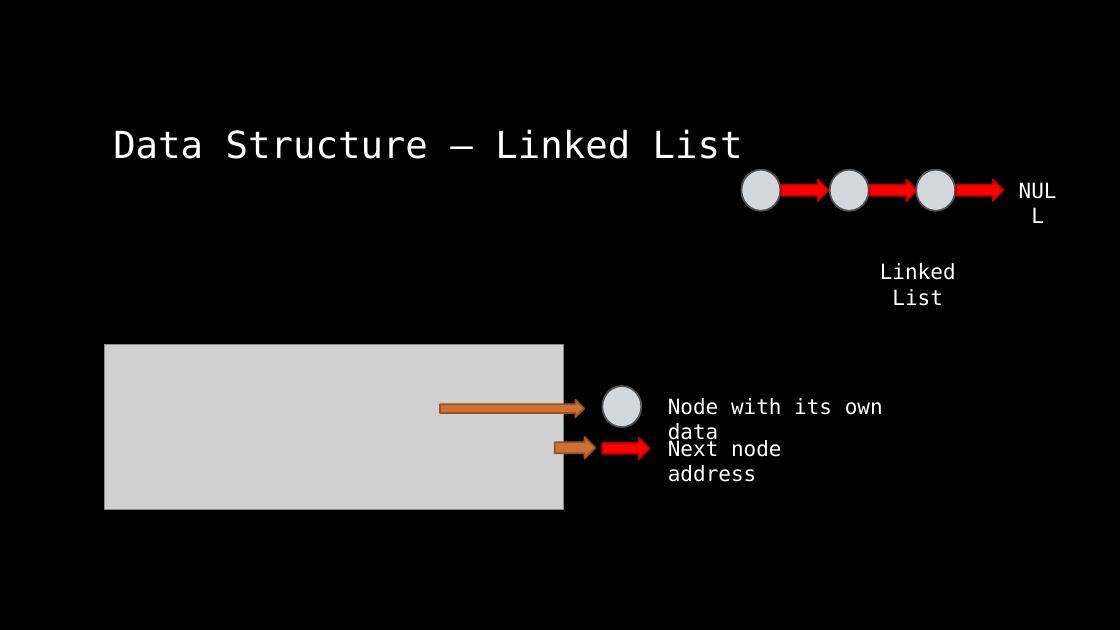
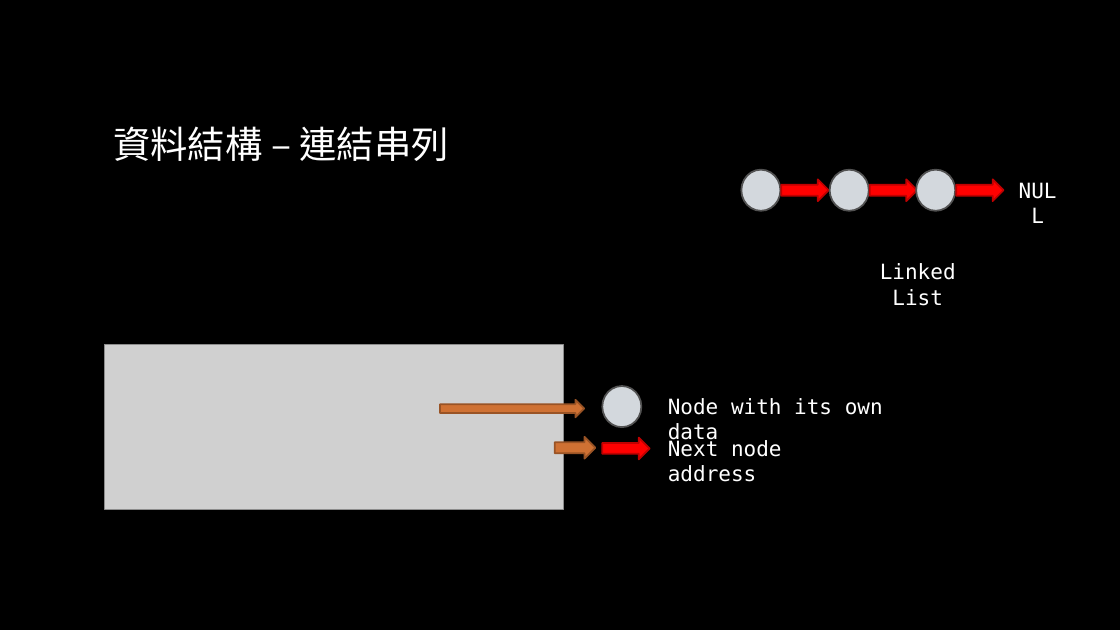
Before and after one commit to liuutin9/2023_summer_camp, a slide deck: slide 60 of 電機_C_Day_2.pptx. Drawn at 1120x630 pixels with LibreOffice and Linux fonts; fonts in the diff are those of the drawing; grey boxes stand for pictures; background and template pictures are left out. Boxes give left, top, right and bottom in pixels: in the first picture for what was removed or moved away, otherwise in the second. Text is boxed around its words. In the diff, an @@ line names an element or a change of style, - is before the commit and + after.

```diff
--- a/電機_C_Day_2.pptx
+++ b/電機_C_Day_2.pptx
@@ title at (113, 126, 449, 161): text changed; font DejaVu Sans Mono to Noto Sans CJK SC @@
-Data Structure – Linked List
+資料結構 – 連結串列
```
Also in this commit, not shown: 11 other slides changed.
